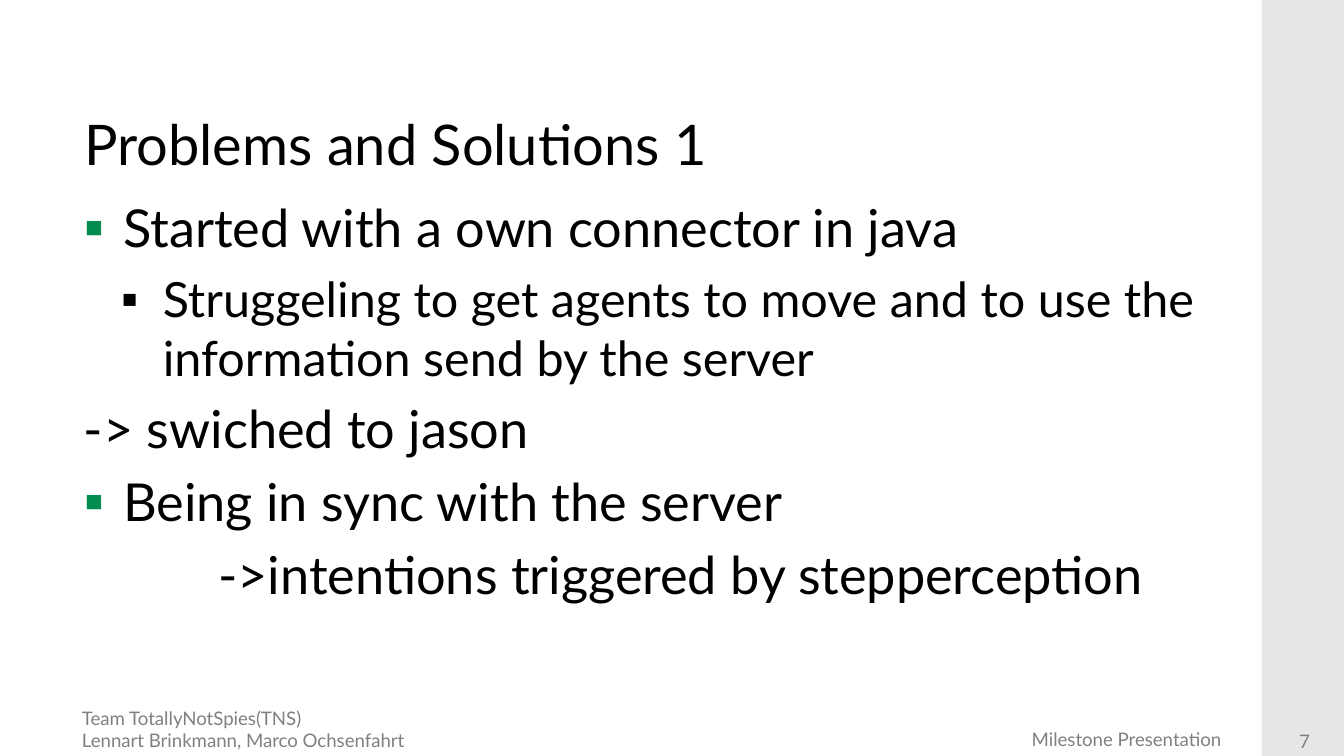
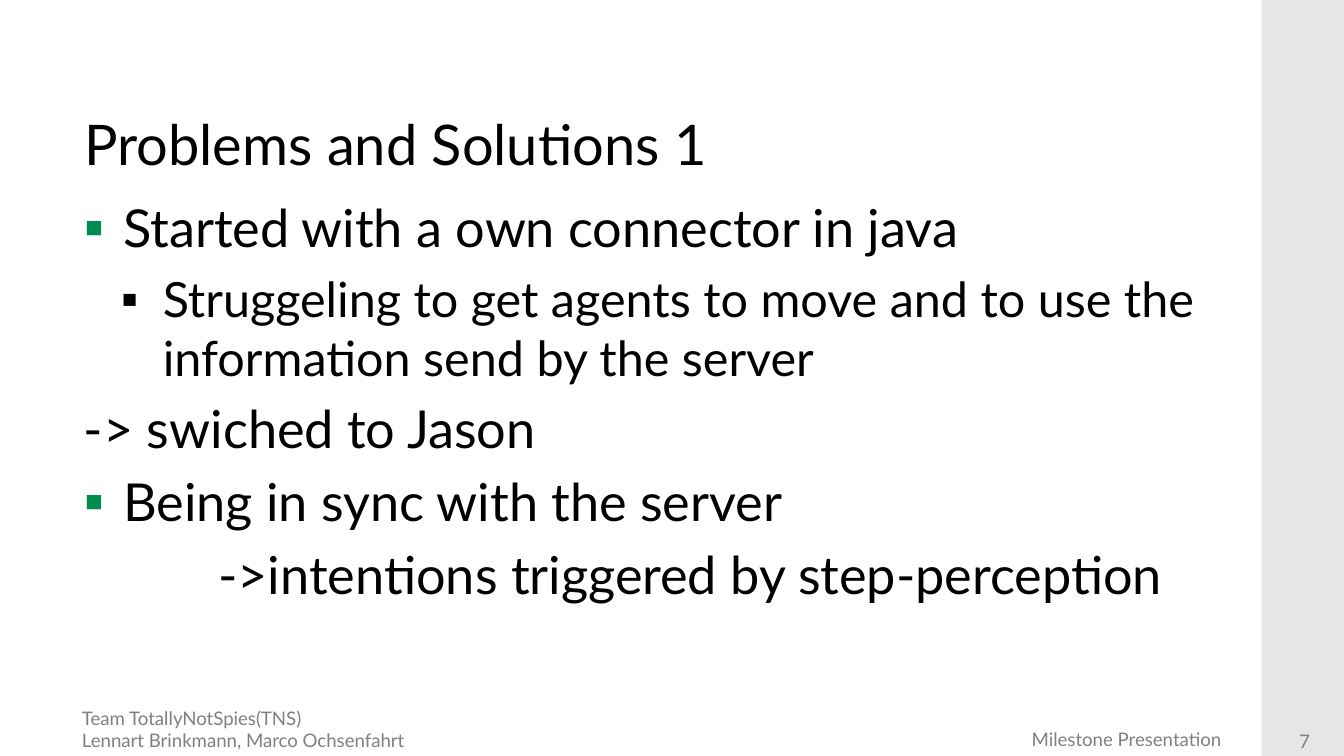
Before and after one commit to DieMango/PiB_Bri_Och, a slide deck: slide 7 of FinalPresentation.pptx. Drawn at 1344x756 pixels with LibreOffice and Linux fonts; fonts in the diff are those of the drawing; background and template pictures are left out. Boxes give left, top, right and bottom in pixels: in the first picture for what was removed or moved away, otherwise in the second. Text is boxed around its words. In the diff, an @@ line names an element or a change of style, - is before the commit and + after.

```diff
--- a/FinalPresentation.pptx
+++ b/FinalPresentation.pptx
@@ text at (147,409,535,449): text changed @@
--> swiched to jason
+-> swiched to Jason
@@ text at (218,555,1162,604): text changed @@
-->intentions triggered by stepperception
+->intentions triggered by step-perception
```
Also in this commit, not shown: 8 other slides changed.
